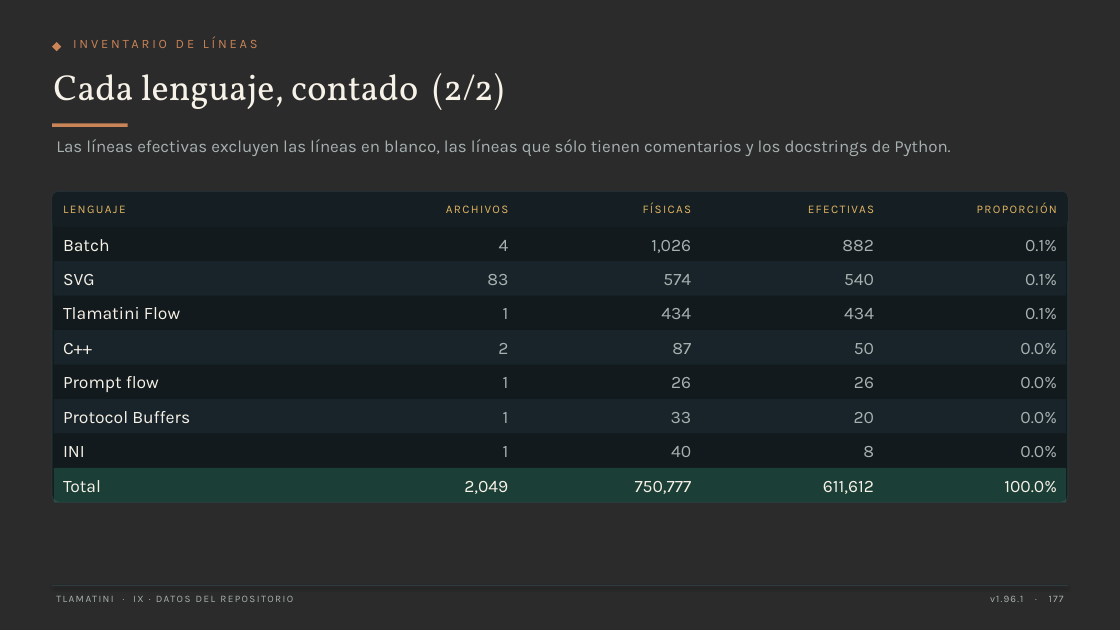
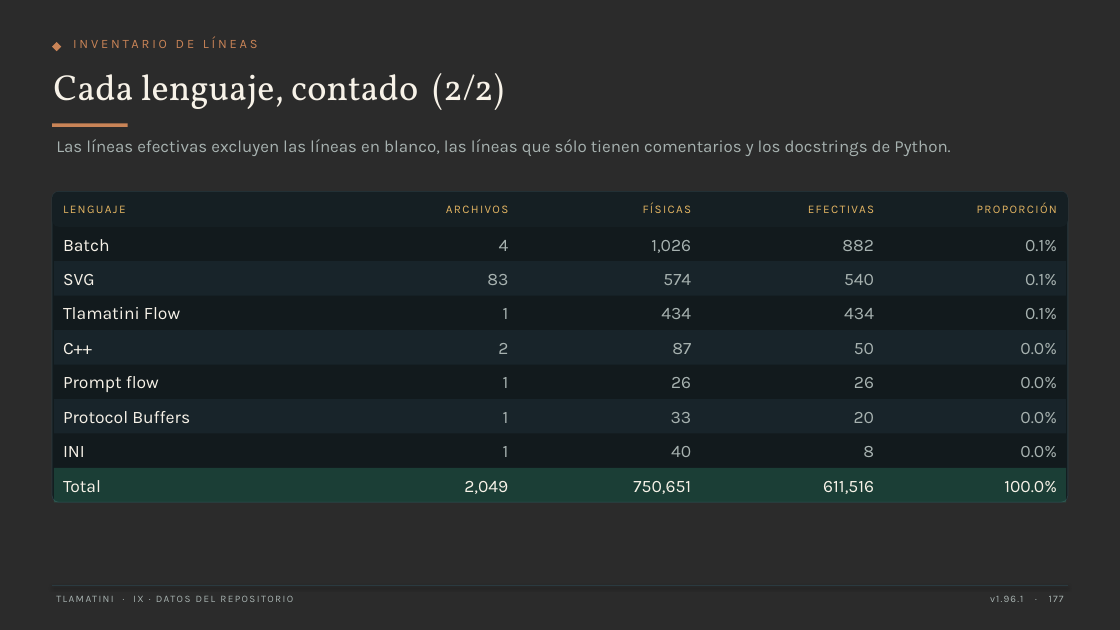
Before and after one commit to XAIHT/Tlamatini-Spanish, a slide deck: slide 177 of Tlamatini_eXtended_Artificial_Intelligence_Humanly_Tempered.pptx. Drawn at 1120x630 pixels with LibreOffice and Linux fonts; fonts in the diff are those of the drawing; background and template pictures are left out; a plain dark background stands for a picture behind light text. Boxes give left, top, right and bottom in pixels: in the first picture for what was removed or moved away, otherwise in the second. Text is boxed around its words. In the diff, an @@ line names an element or a change of style, - is before the commit and + after.

```diff
--- a/Tlamatini_eXtended_Artificial_Intelligence_Humanly_Tempered.pptx
+++ b/Tlamatini_eXtended_Artificial_Intelligence_Humanly_Tempered.pptx
@@ text at [633,481,691,494]: text changed @@
-750,777
+750,651
@@ text at [823,481,874,494]: text changed @@
-611,612
+611,516
```
Also in this commit, not shown: 34 other slides changed, 2 other files.
